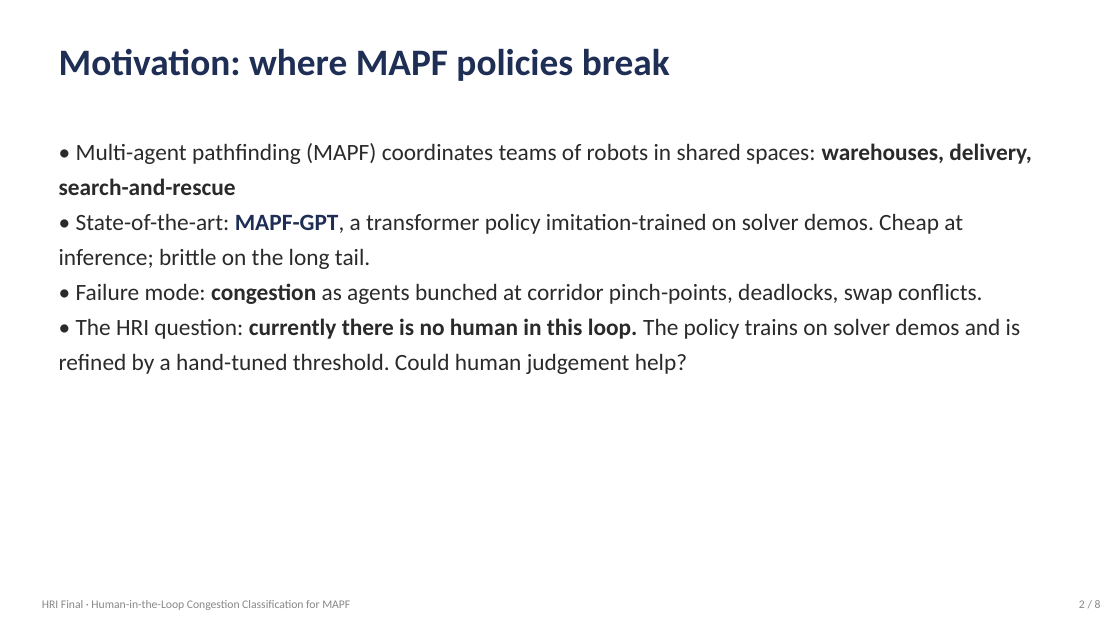
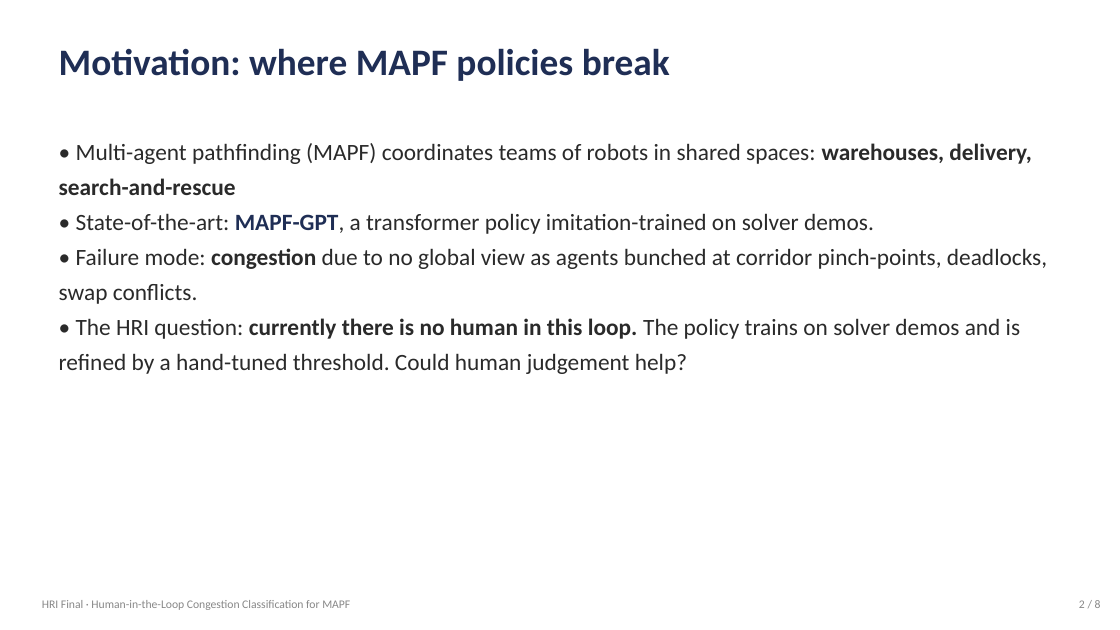
Before and after one commit to isa-deluis42/MAPF-GPT-DDG, a slide deck: slide 2 of slides.pptx. Drawn at 1120x630 pixels with LibreOffice and Linux fonts; fonts in the diff are those of the drawing. Boxes give left, top, right and bottom in pixels: in the first picture for what was removed or moved away, otherwise in the second. Text is boxed around its words. In the diff, an @@ line names an element or a change of style, - is before the commit and + after.

```diff
--- a/slides.pptx
+++ b/slides.pptx
@@ text at bbox=[59, 213, 1047, 304]: text changed @@
-• State-of-the-art: MAPF-GPT, a transformer policy imitation-trained on solver demos. Cheap at inference; brittle on the long tail.
-• Failure mode: congestion as agents bunched at corridor pinch-points, deadlocks, swap conflicts.
+• State-of-the-art: MAPF-GPT, a transformer policy imitation-trained on solver demos.
+• Failure mode: congestion due to no global view as agents bunched at corridor pinch-points, deadlocks, swap conflicts.
```
Also in this commit, not shown: 6 other slides changed, 2 slides added, 1 slide removed.
